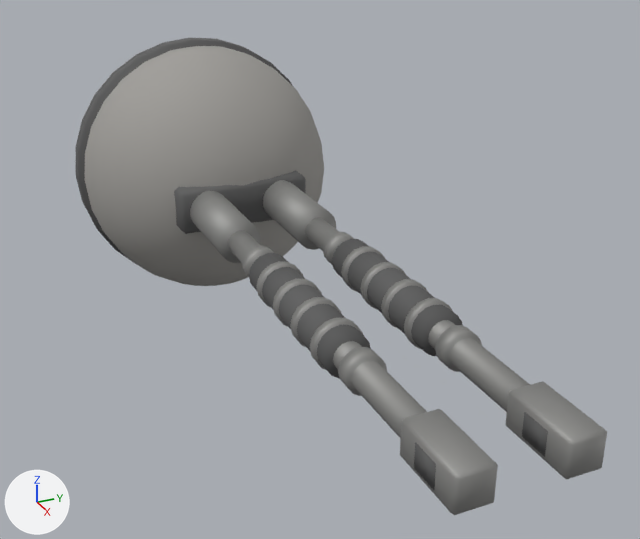
One commit to the glTF model game/models/turrets/turret_kit_tail_ball_t3.glb: the scene before it, then after it.
Camera for both pictures: a 50 mm lens placed at (2.079, -0.618, 0.696), pointed at (0.581, 0.056, -0.052). Every picture has the same lights, and +X, +Y and +Z are marked at lower left. The older version comes first. Where no turn or scale is listed for an object, it has been applied to the vertices. Vertices at exactly the same position are counted once.

The first picture shows 'turret_tail_ball_t3'.
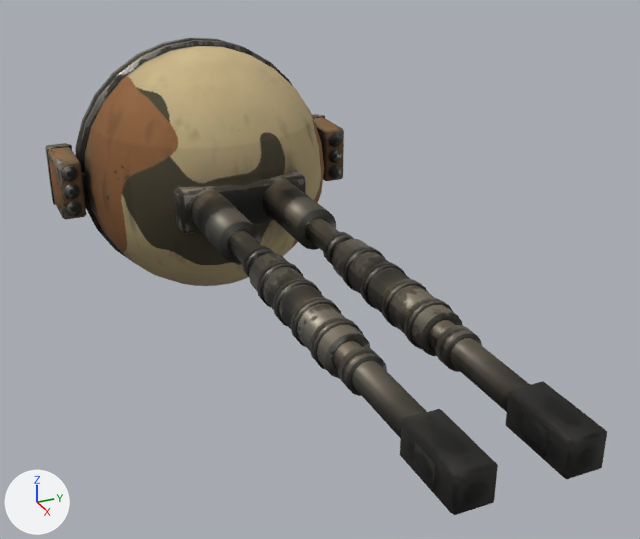
Diff of the bpy script that builds the scene:
```diff
--- a/game/models/turrets/turret_kit_tail_ball_t3.glb.py
+++ b/game/models/turrets/turret_kit_tail_ball_t3.glb.py
@@ img_turret_paint_orm @@
+img_turret_paint_orm = load_image('turret_paint_orm', '_unpacked/turret_paint_orm', 1024, 1024, 'Non-Color')
@@ img_turret_paint_albedo @@
+img_turret_paint_albedo = load_image('turret_paint_albedo', '_unpacked/turret_paint_albedo', 1024, 1024, 'sRGB')
@@ img_turret_paint_normal @@
+img_turret_paint_normal = load_image('turret_paint_normal', '_unpacked/turret_paint_normal', 1024, 1024, 'Non-Color')
@@ img_turret_paint_pods_albedo @@
+img_turret_paint_pods_albedo = load_image('turret_paint_pods_albedo', '_unpacked/turret_paint_pods_albedo', 256, 256, 'sRGB')
@@ img_turret_paint_pods_normal @@
+img_turret_paint_pods_normal = load_image('turret_paint_pods_normal', '_unpacked/turret_paint_pods_normal', 256, 256, 'Non-Color')
@@ img_turret_paint_pods_orm @@
+img_turret_paint_pods_orm = load_image('turret_paint_pods_orm', '_unpacked/turret_paint_pods_orm', 256, 256, 'Non-Color')
@@ mat_turret_paint @@
+mat_turret_paint = bpy.data.materials.new('turret_paint')
+# uses the picture img_turret_paint_albedo
+# uses the picture img_turret_paint_normal
+# uses the picture img_turret_paint_orm
@@ mat_turret_paint_pods @@
+mat_turret_paint_pods = bpy.data.materials.new('turret_paint_pods')
+# uses the picture img_turret_paint_pods_albedo
+# uses the picture img_turret_paint_pods_normal
+# uses the picture img_turret_paint_pods_orm
@@ me_sphere @@
 me_sphere.from_pydata(...)  # 1118 vertices, 2136 faces; spans x -0.3..1.36, y -0.31..0.31, z -0.31..0.31
 # used by ob_turret_tail_ball_t3; location = (0.0, 0.0, 0.0)
+# me_sphere part 1: the loose piece of 32 vertices spanning x 0.66..1.0, y -0.12..-0.05, z -0.04..0.04 is scaled about its middle by (2.35, 0.65, 0.65), then moved by (0.02, 0.17, 0.0)
+# me_sphere part 2: 512 of 1118 vertices moved; they spanned x 0.26..1.36, y -0.13..0.13, z -0.05..0.05 and now span x 0.26..1.36, y -0.13..0.13, z -0.05..0.05; mean shift (0.0, -0.01, 0.0); largest move (1.31, -0.12, -0.02) -> (0.26, 0.12, 0.02)
+# me_sphere part 3: 728 faces spanning x -0.3..0.3, y -0.3..0.3, z -0.3..0.3 switch from mat_turret_body (grey #a2a09b) to mat_turret_paint
+# me_sphere part 4: 268 faces spanning x -0.08..1.25, y -0.31..0.31, z -0.31..0.31 switch from mat_turret_dark (dark grey #616161) to mat_turret_paint
+# me_sphere part 5: 748 faces spanning x 0.26..1.31, y -0.13..0.13, z -0.05..0.05 switch from mat_turret_barrel (grey #959593) to mat_turret_paint
@@ me_cube_005 @@
+me_cube_005.from_pydata(...)  # 376 vertices, 680 faces; spans x -0.124..0.048, y -0.37..0.37, z -0.072..0.072
+me_cube_005.materials.append(mat_turret_paint_pods)
@@ ob_pods @@
+ob_pods = bpy.data.objects.new('pods', me_cube_005)
+ob_pods.location = (0.0, 0.0, 0.0)
```

Changed parts and their boxes (x1, y1, x2, y2) in the pictures (640 x 539 px; the box of a moved part takes in the faces that stretch with it):
'pods', added: after (45, 114, 344, 220)
part 1 of me_sphere, moved or reshaped: before (249, 253, 371, 378); after (306, 218, 530, 412)
part 2 of me_sphere, moved or reshaped: before (214, 185, 607, 515); after (214, 181, 607, 515)
part 3 of me_sphere, recoloured (grey to beige): (85, 46, 324, 286) in both
part 4 of me_sphere, recoloured: before (76, 38, 458, 378); after (76, 38, 530, 412)
part 5 of me_sphere, recoloured: before (190, 180, 507, 439); after (190, 191, 477, 439)
